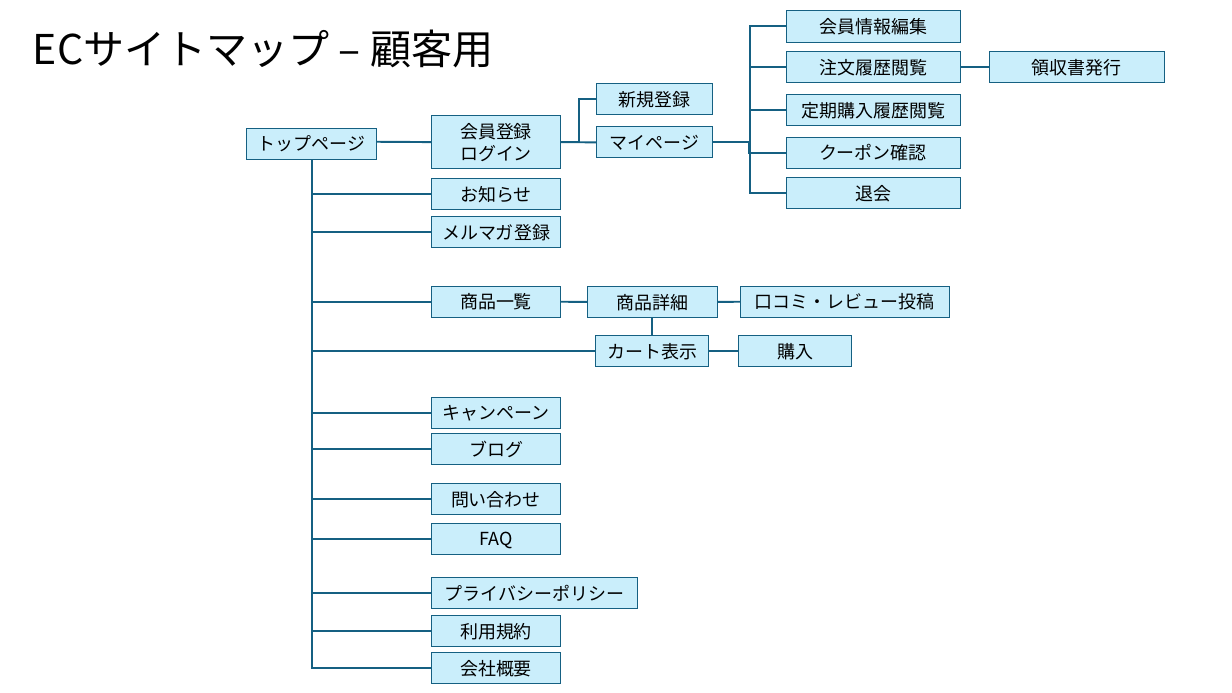
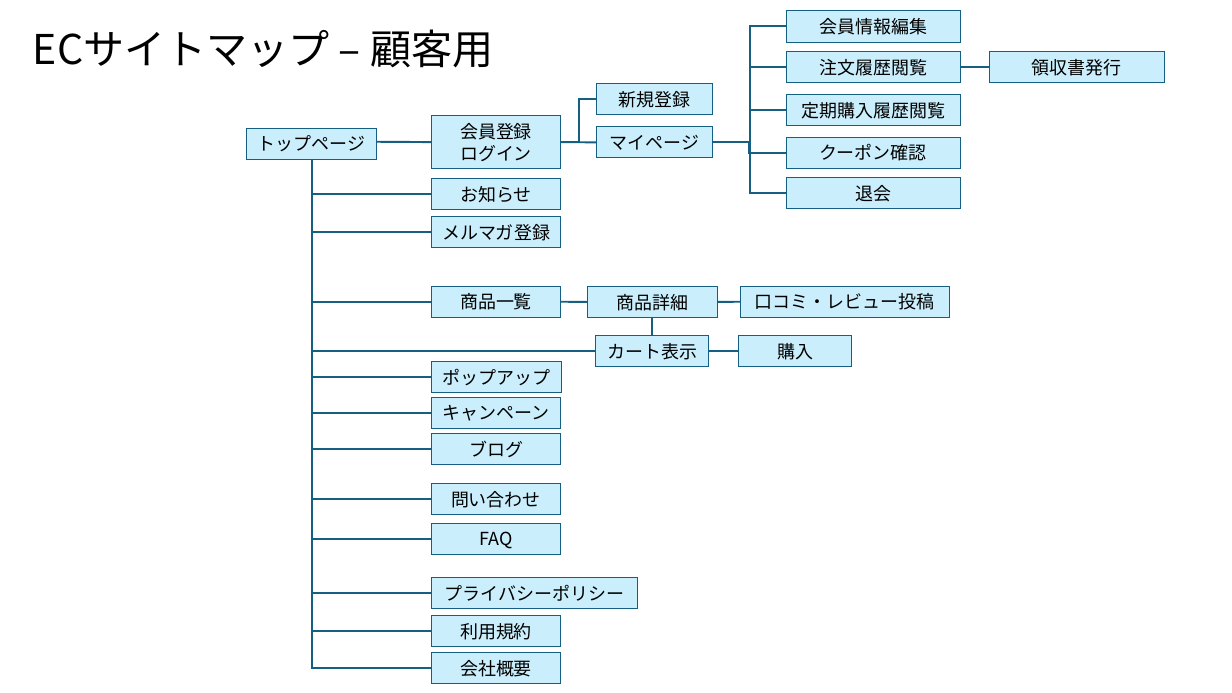
Before and after one commit to NaoyaIshizumi-Pasona/pm-cause-ec, a slide deck: slide 2 of 提案書/別紙3_ECサイトマップ.pptx. Drawn at 1232x693 pixels with LibreOffice and Linux fonts; fonts in the diff are those of the drawing. Boxes give left, top, right and bottom in pixels: in the first picture for what was removed or moved away, otherwise in the second. Text is boxed around its words. In the diff, an @@ line names an element or a change of style, - is before the commit and + after.

```diff
--- a/提案書/別紙3_ECサイトマップ.pptx
+++ b/提案書/別紙3_ECサイトマップ.pptx
@@ elbow line added from (311, 159) to (432, 377), #156082 1.5 pt @@
@@ rectangle added at (x1=432, y1=361, x2=561, y2=393), fill #CAEEFB, outline #156082 0.75 pt, 14 pt, text #000000 @@
+ポップアップ
```
Also in this commit, not shown: 1 other slide changed, 3 other files.
